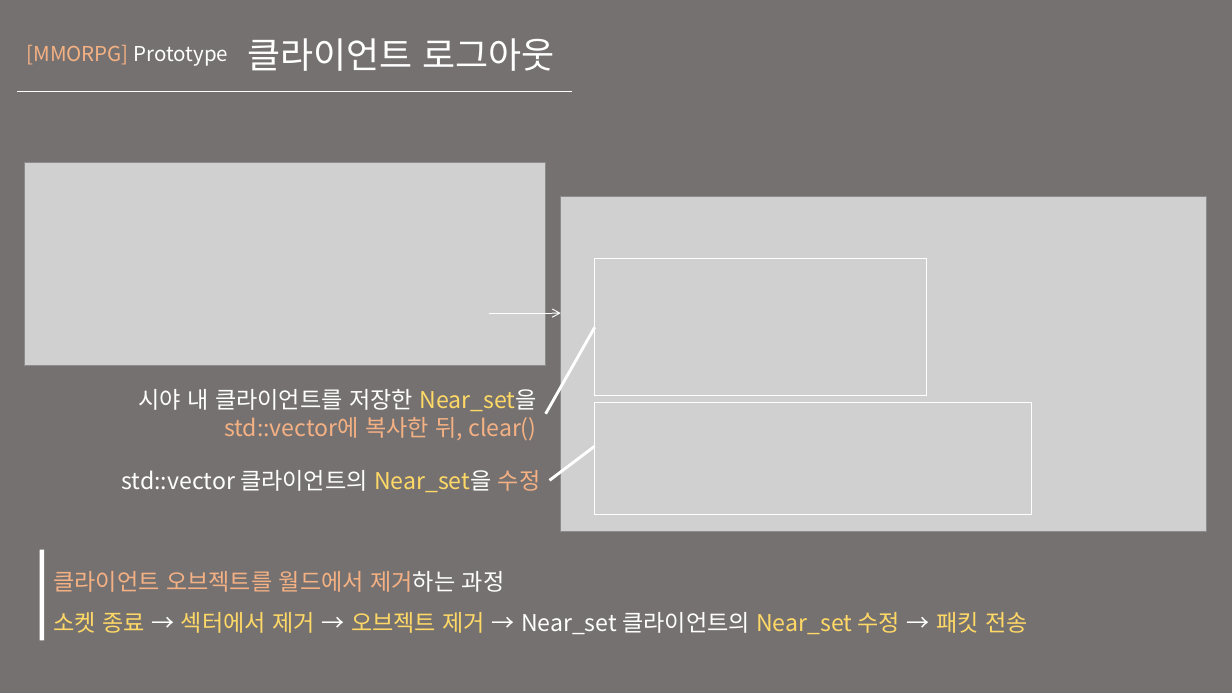
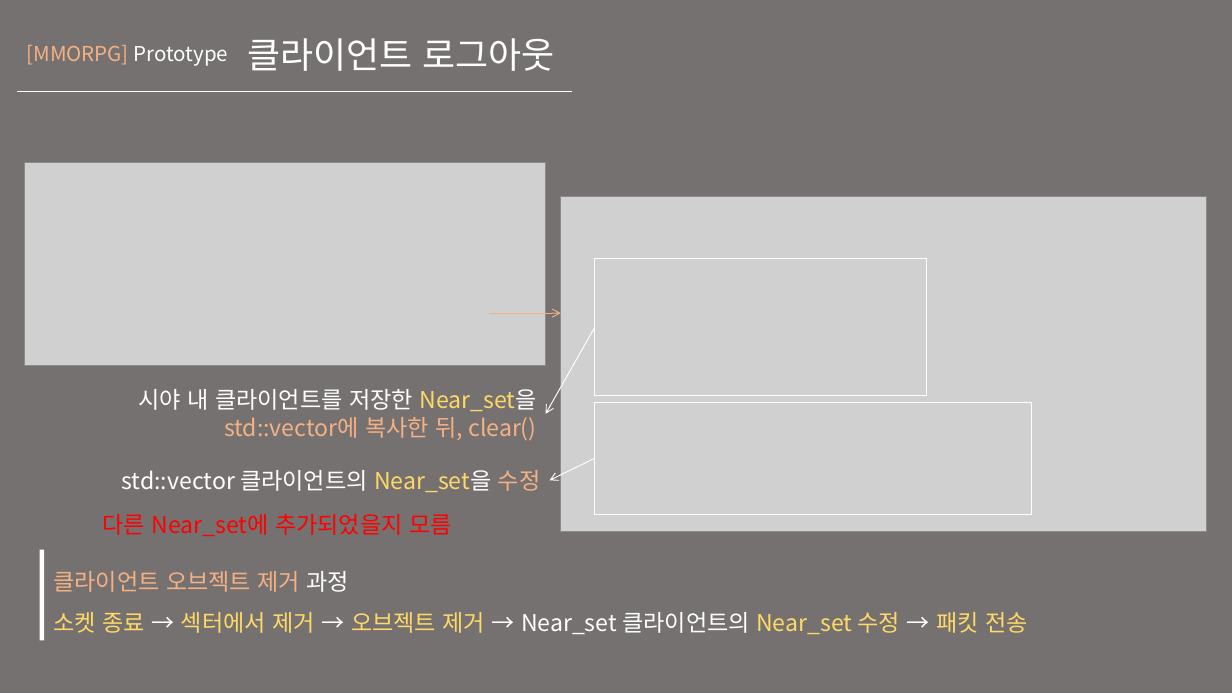
Before and after one commit to KU-t/1920-thesis, a slide deck: slide 33 of 취업지도/포트폴리오/포트폴리오 ver.12.pptx. Drawn at 1232x693 pixels with LibreOffice and Linux fonts; fonts in the diff are those of the drawing; grey boxes stand for pictures. Boxes give left, top, right and bottom in pixels: in the first picture for what was removed or moved away, otherwise in the second. Text is boxed around its words. In the diff, an @@ line names an element or a change of style, - is before the commit and + after.

```diff
--- a/취업지도/포트폴리오/포트폴리오 ver.12.pptx
+++ b/취업지도/포트폴리오/포트폴리오 ver.12.pptx
@@ arrow (489, 313) - (561, 313): stroke #FFFFFF 0.75 pt to #F4B183 0.75 pt @@
@@ line (595, 327) - (546, 414): line to arrow; stroke #FFFFFF 2.25 pt to #FFFFFF 0.75 pt @@
@@ line moved from (550, 481) - (594, 446) to (594, 458) - (550, 481) @@
@@ line (594, 458) - (550, 481): line to arrow; stroke #FFFFFF 2.25 pt to #FFFFFF 0.75 pt @@
@@ text added at <box>102,514,451,536</box>, 18 pt, text #FF0000 @@
+다른 Near_set에 추가되었을지 모름
@@ text at <box>53,571,350,592</box>: text changed @@
-클라이언트 오브젝트를 월드에서 제거하는 과정
+클라이언트 오브젝트 제거 과정
```
Also in this commit, not shown: 17 other slides changed, 6 slides added.
